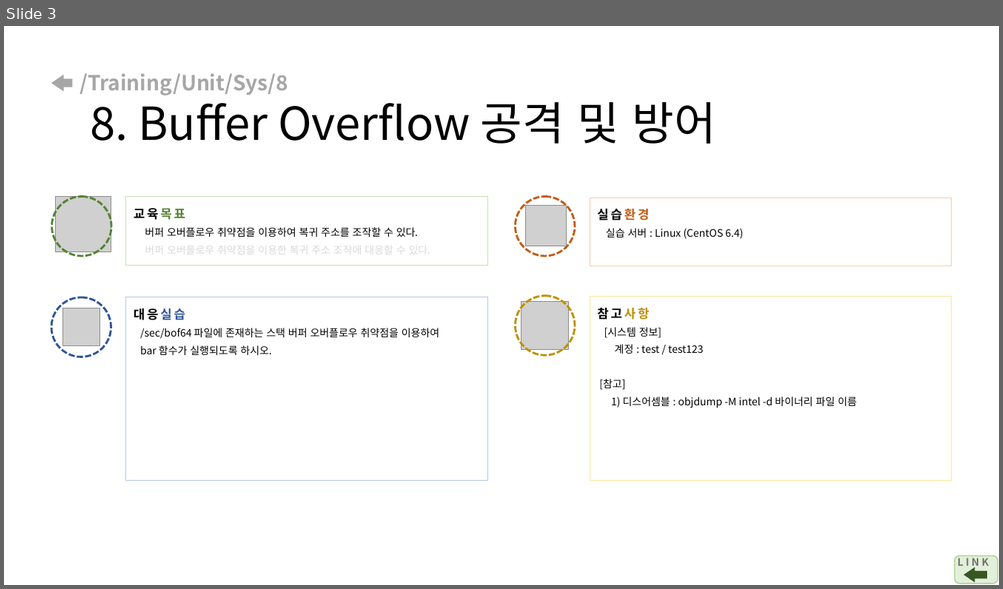
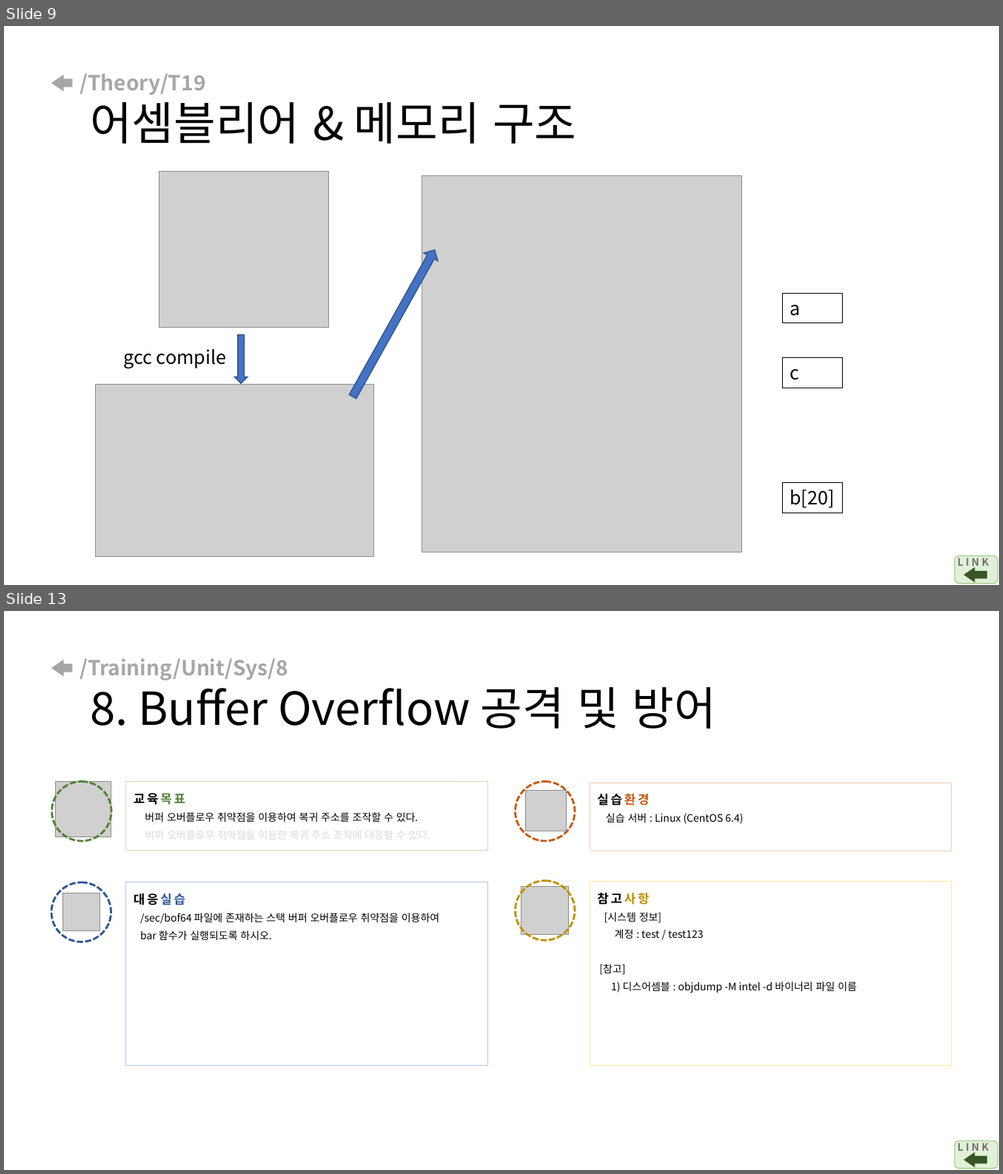
Before and after one commit to arizona95/CyberTraining, a slide deck: Lecture/student_before_class_ppt/정보보호_수업전_5강.pptx. Shown one above the other, each under a label of ours: slide 3 before the commit, slides 9 and 13 after it; the slides between them are not shown. The pictures are 1003x589 and 1003x1174 pixels, drawn with LibreOffice and Linux fonts; fonts in the diff are those of the drawing; grey boxes stand for pictures. Boxes give left, top, right and bottom in pixels: in the first picture for what was removed or moved away, otherwise in the second. Text is boxed around its words. In the diff, an @@ line names an element or a change of style, - is before the commit and + after.

```diff
--- a/Lecture/student_before_class_ppt/정보보호_수업전_5강.pptx
+++ b/Lecture/student_before_class_ppt/정보보호_수업전_5강.pptx
@@ slide 9 added at (4,26,999,585), background #FFFFFF @@
@@ right arrow added at (51,75,72,92), fill #A6A6A6 @@
@@ title added at (79,73,576,144), 20 pt, text #A6A6A6, bold @@
+/Theory/T19
+어셈블리어 & 메모리 구조
@@ picture added at (159,172,329,327) @@
@@ picture added at (422,176,741,553) @@
@@ down arrow added at (345,246,441,400), fill #4472C4, outline #325491 1 pt @@
@@ rectangle added at (782,293,842,323), outline #000000 0.75 pt, 18 pt, text #000000 @@
+a
@@ down arrow added at (235,335,247,383), fill #4472C4, outline #325491 1 pt @@
@@ text added at (123,349,226,369), 18 pt, text #000000 @@
+gcc compile
@@ rectangle added at (782,358,842,388), outline #000000 0.75 pt, 18 pt, text #000000 @@
+c
@@ picture added at (96,385,374,557) @@
@@ rectangle added at (782,483,842,513), outline #000000 0.75 pt, 18 pt, text #000000 @@
+b[20]
@@ rounded rectangle added at (955,557,998,584), fill #E2F0D9, outline #A9D18E 1 pt @@
@@ text added at (957,557,989,570), 10 pt, text #767171, bold @@
+L I N K
@@ right arrow added at (964,568,987,582), fill #385723 @@
@@ what was slide 3 is now slide 13 @@
```
Also in this commit, not shown: 9 other slides added, 4 other files.
